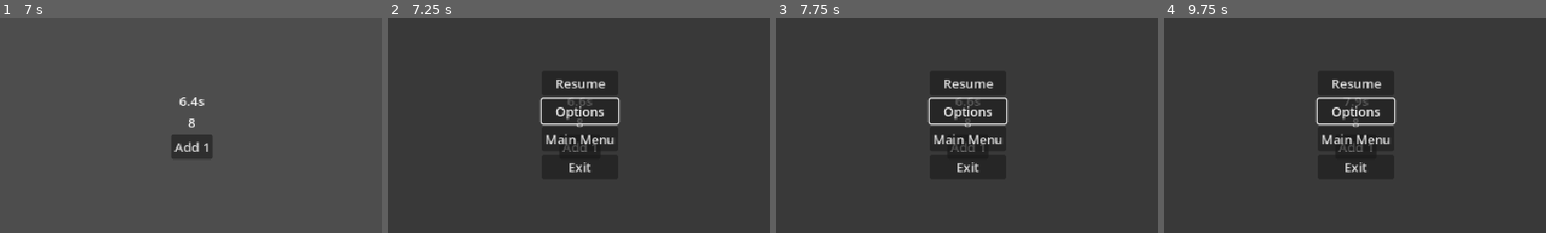
Above: before the commit, frames 1-4 (left to right).
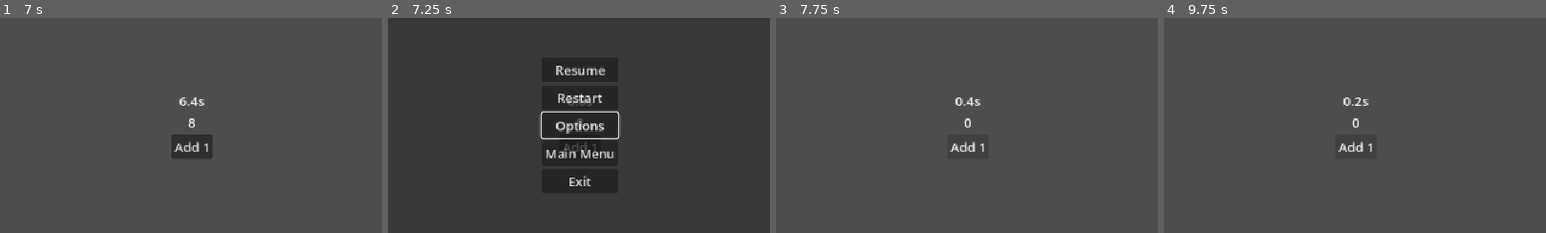
Above: after the commit, the same moments.

Repository: arko-poet/godot-template
Game: Godot game, scene res://scenes/menus/main_menu.tscn
The game is run twice, just before and just after one commit, with the same random seed, the same clock (stepped at 60 frames per second) and the same inputs. Sound files missing from this copy of the repository are replaced by a short silence.
Inputs (mouse positions are % of the whole screen's width and height, from its top left):
- Up to frame 1 (7 s): click "Start" at 0.5 s; click "Add 1" at 1.25 s; click "Add 1" at 2 s; click "Add 1" at 2.75 s; tap Enter at 3.5, 5, 6.5 s; move the mouse to (72, 45) at 3.52 s; tap I at 3.6, 6.6 s; click (72, 45) at 3.67 s; tap Space at 4.25, 5.75 s; move the mouse to (30, 55) at 4.27 s; tap Shift at 4.35 s; click (30, 55) at 4.42 s; move the mouse to (60, 28) at 5.02 s; tap Ctrl at 5.1 s; click (60, 28) at 5.17 s; move the mouse to (45, 70) at 5.77 s; tap Alt at 5.85 s; click (45, 70) at 5.92 s; move the mouse to (80, 65) at 6.52 s; click (80, 65) at 6.67 s
- Up to frame 2 (7.25 s): tap P (pause) at 7.15 s
- Up to frame 3 (7.75 s): click (50, 44) at 7.25 s, where only the run after the commit has a clickable "Restart"
- Up to frame 4 (9.75 s): click (50, 40) at 8 s, where only the run before the commit has a clickable "Resume"; tap Space at 8.75 s; move the mouse to (20, 35) at 8.77 s; tap Shift at 8.85 s; click (20, 35) at 8.92 s; tap Escape (ui_cancel) at 9.4 s; click (50, 44) at 9.5 s, where only the run after the commit has a clickable "Restart"
The pictures show only the part of the screen within x 25-75%, y 25-75%; the shares and areas given below are measured in that part.

Frame 1 is identical in both runs. In frame 2, 3.4% of the frame differs, in the area x 39-61%, y 22-79%; in frame 3, 9.3%, in the area x 40-61%, y 24-76%; in frame 4, 9.3%.
Error in both runs: Invalid type in function 'find_keycode_from_string' in base 'OS'. Cannot convert argument 1 from int to String. (res://scripts/autoloads/settings.gd:65)

Commit message:
add restart button to pause menu

Diff:
--- a/project/scenes/menus/pause_menu.tscn
+++ b/project/scenes/menus/pause_menu.tscn
@@ -44,6 +44,10 @@
 layout_mode = 2
 text = "Resume"
 
+[node name="RestartButton" type="Button" parent="UI/VBoxContainer" unique_id=1383688934]
+layout_mode = 2
+text = "Restart"
+
 [node name="OptionsButton" type="Button" parent="UI/VBoxContainer" unique_id=1959665874]
 unique_name_in_owner = true
 layout_mode = 2
@@ -60,6 +64,7 @@
 text = "Exit"
 
 [connection signal="pressed" from="UI/VBoxContainer/ResumeButton" to="." method="_on_resume_button_pressed"]
+[connection signal="pressed" from="UI/VBoxContainer/RestartButton" to="." method="_on_restart_button_pressed"]
 [connection signal="pressed" from="UI/VBoxContainer/OptionsButton" to="." method="_on_options_button_pressed"]
 [connection signal="pressed" from="UI/VBoxContainer/MainMenuButton" to="." method="_on_main_menu_button_pressed"]
 [connection signal="pressed" from="UI/VBoxContainer/ExitButton" to="." method="_on_exit_button_pressed"]
--- a/project/scripts/autoloads/scene_loader.gd
+++ b/project/scripts/autoloads/scene_loader.gd
@@ -41,3 +41,7 @@
 	_loading_scene_path = scene_path
 	ResourceLoader.load_threaded_request(scene_path)
 	set_process(true)
+
+
+func restart() -> void:
+	get_tree().reload_current_scene()
--- a/project/scripts/menus/pause_menu.gd
+++ b/project/scripts/menus/pause_menu.gd
@@ -57,3 +57,7 @@
 func _on_exit_confirmed(accepted: bool) -> void:
 	if accepted:
 		get_tree().quit()
+
+
+func _on_restart_button_pressed() -> void:
+	SceneLoader.restart()
Not shown, changed: docs/dev_notes/dev-notes/.obsidian/workspace.json
Not shown, added: docs/dev_notes/dev-notes/05-09-2026.md
Not shown, changed: docs/dev_notes/dev-notes/Godot Template.md
Not shown, changed: docs/dev_notes/dev-notes/Project Goals.md
